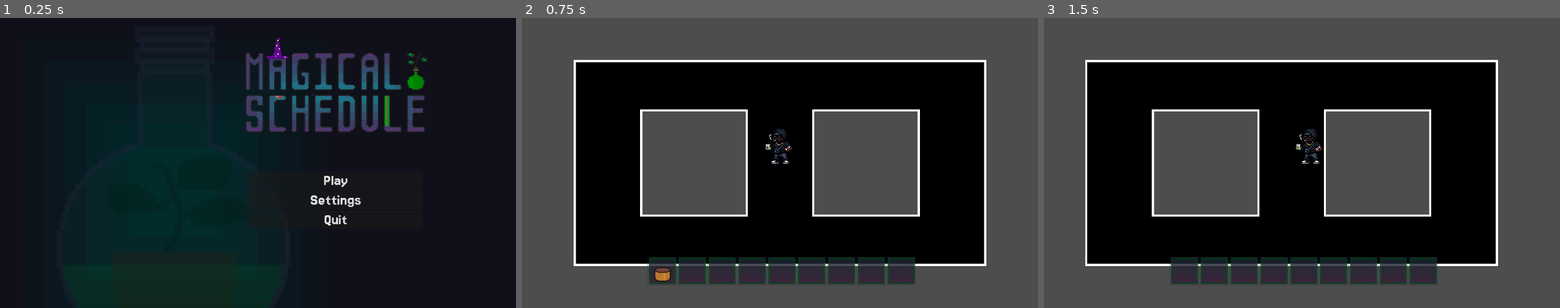
Above: before the commit, frames 1-3 (left to right).
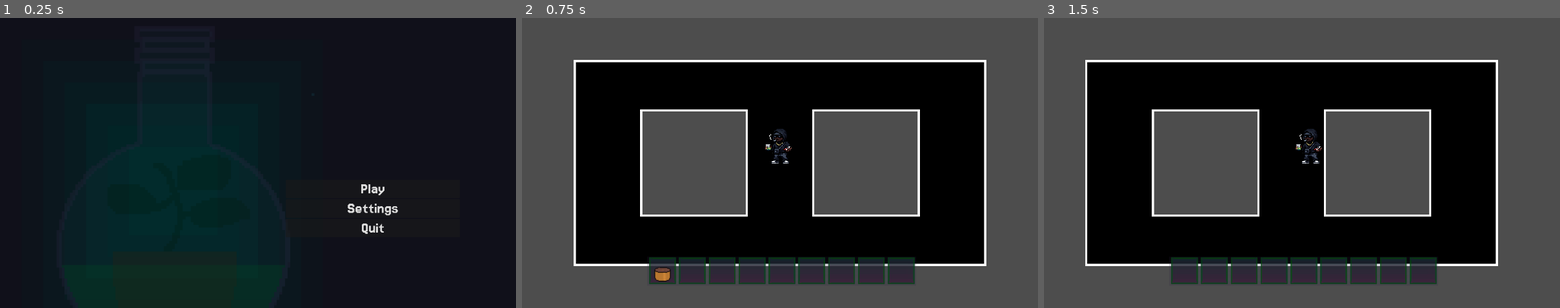
Above: after the commit, the same moments.

Repository: Magical-Schedule/magical-schedule
Game: Godot game, scene res://scenes/Menu/MainMenu.tscn
Same seed, same stepped clock (60 frames per second), same inputs: the game is played once before the commit and once after it.
Inputs (mouse positions are in pixels of both pictures, inside the frame that each line leads up to):
- Up to frame 1 (0.25 s): no input
- Up to frame 2 (0.75 s): click "Play" at 0.5 s
- Up to frame 3 (1.5 s): tap Enter at 1.25 s; move the mouse to (1183, 270) at 1.27 s; hold D (move_right) from 1.28 s (still down); click (1183, 270) at 1.42 s

The runs differ from the first frame. In frame 1, 4.2% of the frame differs, in the area x 47-83%, y 6-75%; in frame 2, nothing differs; in frame 3, nothing differs.

Commit message:
Added basic animations to menu

Diff:
--- a/scenes/Menu/MainMenu.tscn
+++ b/scenes/Menu/MainMenu.tscn
@@ -1,9 +1,11 @@
-[gd_scene load_steps=7 format=3 uid="uid://dkb4hj4mrg7vh"]
+[gd_scene load_steps=9 format=3 uid="uid://dkb4hj4mrg7vh"]
 
 [ext_resource type="Texture2D" uid="uid://ctpdbc1okskyn" path="res://assets/UI and logos/High res/MenuBackground.png" id="1_l61h4"]
 [ext_resource type="Script" uid="uid://by554hp572yci" path="res://scenes/Menu/main_menu.gd" id="1_whdkd"]
 [ext_resource type="FontFile" uid="uid://cvfy3l2k8mmtb" path="res://assets/fonts/Jersey15-Regular.ttf" id="2_050rs"]
+[ext_resource type="Texture2D" uid="uid://cdantoxt736id" path="res://assets/UI and logos/High res/Icon.png" id="3_4fyr5"]
 [ext_resource type="Texture2D" uid="uid://cech1eav0str6" path="res://assets/UI and logos/High res/logo.png" id="3_whdkd"]
+[ext_resource type="Script" uid="uid://0ipu877yy7el" path="res://scenes/Menu/panel.gd" id="6_4ms1j"]
 
 [sub_resource type="Theme" id="Theme_4fyr5"]
 Button/font_sizes/font_size = 60
@@ -21,7 +23,7 @@
 grow_vertical = 2
 script = ExtResource("1_whdkd")
 
-[node name="NinePatchRect" type="NinePatchRect" parent="."]
+[node name="FadedBg" type="NinePatchRect" parent="."]
 layout_mode = 0
 offset_right = 40.0
 offset_bottom = 40.0
@@ -32,12 +34,23 @@
 patch_margin_right = 960
 patch_margin_bottom = 540
 
+[node name="IconBg" type="NinePatchRect" parent="."]
+layout_mode = 0
+offset_right = 40.0
+offset_bottom = 40.0
+texture = ExtResource("3_4fyr5")
+region_rect = Rect2(0, 0, 1920, 1080)
+patch_margin_left = 960
+patch_margin_top = 540
+patch_margin_right = 960
+patch_margin_bottom = 540
+
 [node name="VBoxContainer" type="VBoxContainer" parent="."]
 layout_mode = 0
-offset_left = 926.0
-offset_top = 571.0
-offset_right = 1573.0
-offset_bottom = 867.0
+offset_left = 1064.0
+offset_top = 602.0
+offset_right = 1711.0
+offset_bottom = 898.0
 theme = SubResource("Theme_4fyr5")
 
 [node name="Play" type="Button" parent="VBoxContainer"]
@@ -54,11 +67,12 @@
 
 [node name="Panel" type="Panel" parent="."]
 layout_mode = 0
-offset_left = 835.0
-offset_top = 66.0
-offset_right = 1659.0
-offset_bottom = 489.0
+offset_left = 966.0
+offset_top = 111.0
+offset_right = 1790.0
+offset_bottom = 534.0
 theme_override_styles/panel = SubResource("StyleBoxTexture_4ms1j")
+script = ExtResource("6_4ms1j")
 
 [connection signal="pressed" from="VBoxContainer/Play" to="." method="_on_play_pressed"]
 [connection signal="pressed" from="VBoxContainer/Quit" to="." method="_on_quit_pressed"]
--- /dev/null
+++ b/scenes/Menu/PauseMenu.tscn
@@ -0,0 +1,9 @@
+[gd_scene format=3 uid="uid://blxtd8bp30nrq"]
+
+[node name="PauseMenu" type="Control"]
+layout_mode = 3
+anchors_preset = 15
+anchor_right = 1.0
+anchor_bottom = 1.0
+grow_horizontal = 2
+grow_vertical = 2
--- a/scenes/Menu/main_menu.gd
+++ b/scenes/Menu/main_menu.gd
@@ -2,8 +2,22 @@
 
 var playScene : String = "res://Scenes/dev/playground.tscn"
 
-func _ready() -> void:
-	pass
+@export var fade_time := 2.0
+
+@onready var image_a: NinePatchRect = $FadedBg
+@onready var image_b: NinePatchRect = $IconBg
+
+func _ready():
+	image_b.modulate.a = 0.0
+	await get_tree().create_timer(1.0).timeout
+	fade_to_image_b()
+
+func fade_to_image_b():
+	var tween := create_tween()
+	tween.set_parallel(true)
+
+	tween.tween_property(image_a, "modulate:a", 0.0, fade_time)
+	tween.tween_property(image_b, "modulate:a", 1.0, fade_time)
 
 
 func _process(delta: float) -> void:
--- /dev/null
+++ b/scenes/Menu/panel.gd
@@ -0,0 +1,38 @@
+extends Control
+
+@export var slide_time := 0.5
+@export var fade_time := 0.5
+@export var offscreen_offset := Vector2(-700, 0)
+
+var start_pos: Vector2
+
+func _ready():
+	start_pos = position
+
+	position += offscreen_offset
+
+	await get_tree().process_frame
+
+	modulate.a = 0.0
+
+	await get_tree().process_frame
+
+	await get_tree().create_timer(3.0).timeout
+
+	fade_in()
+
+	slide_in()
+
+func fade_in():
+	var tween := create_tween()
+	tween.set_trans(Tween.TRANS_SINE)
+	tween.set_ease(Tween.EASE_OUT)
+
+	tween.tween_property(self, "modulate:a", 1.0, fade_time)
+
+func slide_in():
+	var tween := create_tween()
+	tween.set_trans(Tween.TRANS_SINE)
+	tween.set_ease(Tween.EASE_OUT)
+
+	tween.tween_property(self, "position", start_pos, slide_time)
Not shown, added: scenes/Menu/panel.gd.uid
